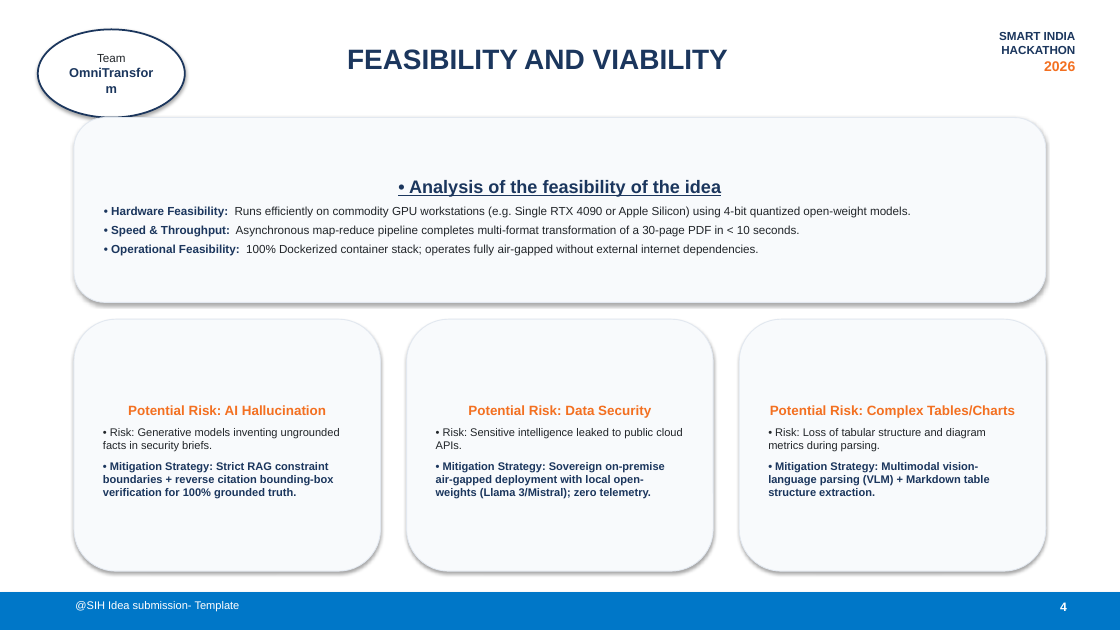
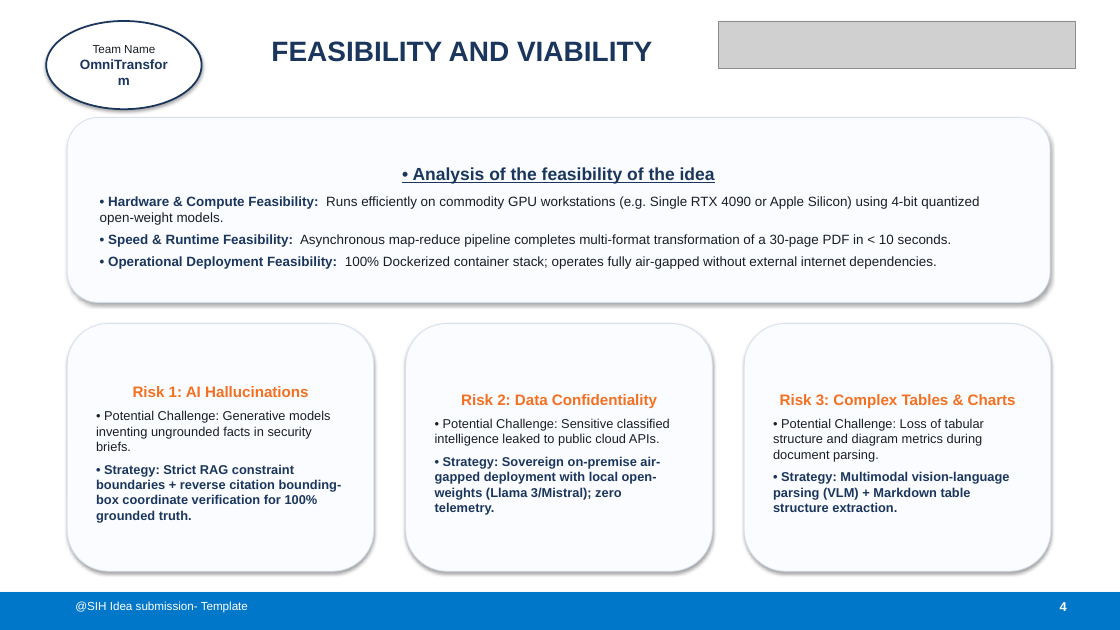
Before and after one commit to hrlpavan/sih-2026-media-problem-statements, a slide deck: slide 4 of SIH2026_Idea_Presentation_PS26154.pptx. Drawn at 1120x630 pixels with LibreOffice and Linux fonts; fonts in the diff are those of the drawing; grey boxes stand for pictures. Boxes give left, top, right and bottom in pixels: in the first picture for what was removed or moved away, otherwise in the second. Text is boxed around its words. In the diff, an @@ line names an element or a change of style, - is before the commit and + after.

Commit message:
Update official SIH 2026 presentation with official banner image, large readable typography, and strict zero-emoji formatting

```diff
--- a/SIH2026_Idea_Presentation_PS26154.pptx
+++ b/SIH2026_Idea_Presentation_PS26154.pptx
@@ ellipse "Team Name" resized from (x1=38, y1=29, x2=185, y2=118) to (x1=46, y1=21, x2=202, y2=109) @@
@@ ellipse "Team Name" at (x1=46, y1=21, x2=202, y2=109): size 11 to 11.5 pt in "OmniTransform" @@
@@ text "FEASIBILITY AND VIABILITY" moved from (x1=347, y1=49, x2=728, y2=70) to (x1=271, y1=41, x2=652, y2=62) @@
@@ picture added at (x1=718, y1=21, x2=1075, y2=68) @@
@@ text in ellipse at (x1=93, y1=45, x2=155, y2=53): text changed; text colour #212529 to #191E24 @@
-Team
+Team Name
@@ text removed at (x1=999, y1=32, x2=1076, y2=71) @@
-SMART INDIA
-HACKATHON
-2026
@@ rounded rectangle "• Analysis of the feasibility ..." resized from (x1=74, y1=118, x2=1046, y2=302) to (x1=67, y1=118, x2=1050, y2=302) @@
@@ text in rounded rectangle at (x1=413, y1=167, x2=715, y2=184): size 15.5 to 15 pt in "• Analysis of the feasibility of the ..."; more space between paragraphs @@
@@ text in rounded rectangle at (x1=100, y1=196, x2=979, y2=269): text changed; size 10 to 11.5 pt; text colour #212529 to #191E24 @@
-• Hardware Feasibility: Runs efficiently on commodity GPU workstations (e.g. Single RTX 4090 or Apple Silicon) using 4-bit quantized open-weight models.
-• Speed & Throughput: Asynchronous map-reduce pipeline completes multi-format transformation of a 30-page PDF in < 10 seconds.
-• Operational Feasibility: 100% Dockerized container stack; operates fully air-gapped without external internet dependencies.
+• Hardware & Compute Feasibility: Runs efficiently on commodity GPU workstations (e.g. Single RTX 4090 or Apple Silicon) using 4-bit quantized open-weight models.
+• Speed & Runtime Feasibility: Asynchronous map-reduce pipeline completes multi-format transformation of a 30-page PDF in < 10 seconds.
+• Operational Deployment Feasibility: 100% Dockerized container stack; operates fully air-gapped without external internet dependencies.
@@ fill #F8FAFC to #FAFCFF; outline #E2E8F0 0.75 pt to #D7E1EE 0.75 pt in 4 elements at (x1=67, y1=118, x2=1050, y2=302), (x1=744, y1=323, x2=1051, y2=571), (x1=406, y1=323, x2=712, y2=571), (x1=67, y1=323, x2=374, y2=571) @@
@@ rounded rectangle "Risk 1: AI Hallucinations" resized from (x1=74, y1=319, x2=381, y2=571) to (x1=67, y1=323, x2=374, y2=571) @@
@@ rounded rectangle "Risk 2: Data Confidentiality" resized from (x1=407, y1=319, x2=713, y2=571) to (x1=406, y1=323, x2=712, y2=571) @@
@@ rounded rectangle "Risk 3: Complex Tables & ..." resized from (x1=739, y1=319, x2=1046, y2=571) to (x1=744, y1=323, x2=1051, y2=571) @@
@@ text in rounded rectangle at (x1=96, y1=386, x2=342, y2=523): text changed; size 9.5 to 11 pt @@
-Potential Risk: AI Hallucination
-• Risk: Generative models inventing ungrounded facts in security briefs.
-• Mitigation Strategy: Strict RAG constraint boundaries + reverse citation bounding-box verification for 100% grounded truth.
+Risk 1: AI Hallucinations
+• Potential Challenge: Generative models inventing ungrounded facts in security briefs.
+• Strategy: Strict RAG constraint boundaries + reverse citation bounding-box coordinate verification for 100% grounded truth.
@@ text in rounded rectangle at (x1=435, y1=394, x2=670, y2=515): text changed; size 9.5 to 11 pt @@
-Potential Risk: Data Security
-• Risk: Sensitive intelligence leaked to public cloud APIs.
-• Mitigation Strategy: Sovereign on-premise air-gapped deployment with local open-weights (Llama 3/Mistral); zero telemetry.
+Risk 2: Data Confidentiality
+• Potential Challenge: Sensitive classified intelligence leaked to public cloud APIs.
+• Strategy: Sovereign on-premise air-gapped deployment with local open-weights (Llama 3/Mistral); zero telemetry.
@@ text in rounded rectangle at (x1=773, y1=394, x2=1016, y2=512): text changed; size 9.5 to 11 pt; text colour #1B365D to #191E24 @@
-Potential Risk: Complex Tables/Charts
-• Risk: Loss of tabular structure and diagram metrics during parsing.
-• Mitigation Strategy: Multimodal vision-language parsing (VLM) + Markdown table structure extraction.
+Risk 3: Complex Tables & Charts
+• Potential Challenge: Loss of tabular structure and diagram metrics during document parsing.
+• Strategy: Multimodal vision-language parsing (VLM) + Markdown table structure extraction.
@@ text "@SIH Idea submission- Template" at (x1=75, y1=601, x2=248, y2=613): size 9.5 to 10 pt @@
```
Also in this commit, not shown: 5 other slides changed, 2 other files.
